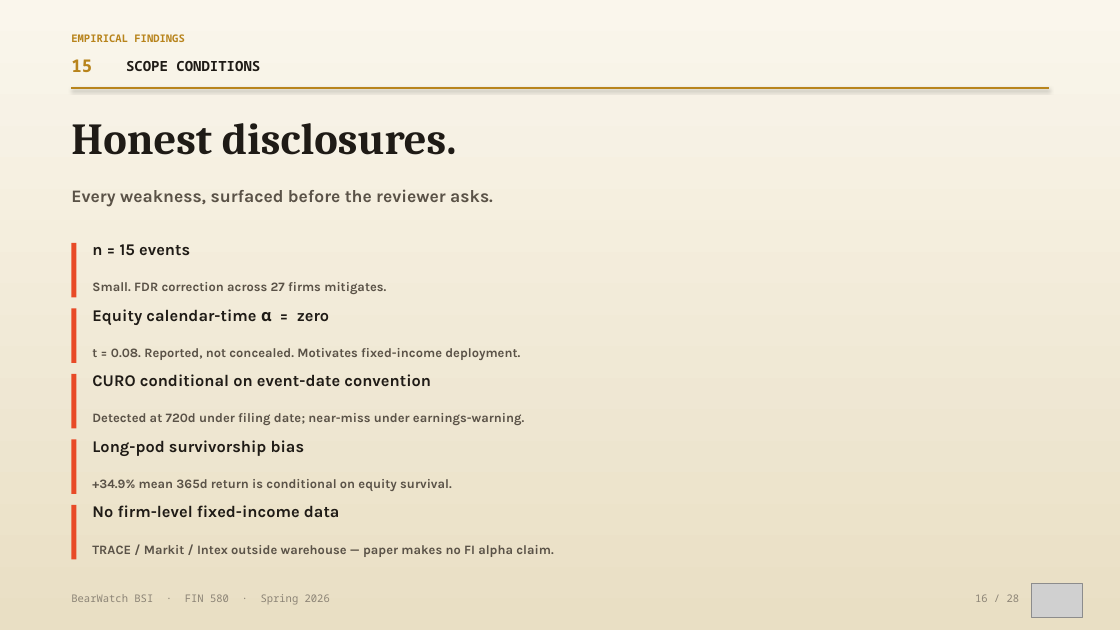
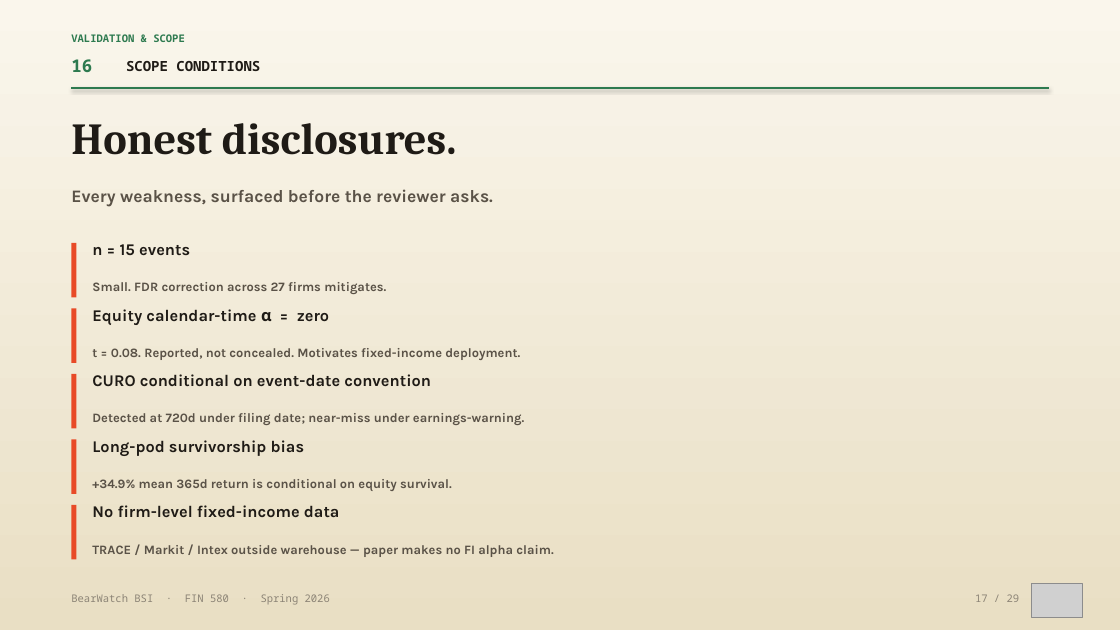
Before and after one commit to vermasidd1502/bnpl-trap, a slide deck: slide 17 of presentation/BearWatch_Research_Deck_FINAL.pptx (slide 16 before the commit). Drawn at 1120x630 pixels with LibreOffice and Linux fonts; fonts in the diff are those of the drawing; grey boxes stand for pictures. Boxes give left, top, right and bottom in pixels: in the first picture for what was removed or moved away, otherwise in the second. Text is boxed around its words. In the diff, an @@ line names an element or a change of style, - is before the commit and + after.

```diff
--- a/presentation/BearWatch_Research_Deck_FINAL.pptx
+++ b/presentation/BearWatch_Research_Deck_FINAL.pptx
@@ text at box(71, 34, 185, 42): text changed; text colour #B8841C to #2D7A4F @@
-EMPIRICAL FINDINGS
+VALIDATION & SCOPE
@@ text at box(71, 59, 92, 72): text changed; text colour #B8841C to #2D7A4F @@
-15
+16
@@ line (71, 88) - (1049, 88): stroke #B8841C 1.4 pt to #2D7A4F 1.4 pt @@
@@ text at box(975, 594, 1020, 602): text changed @@
-16 / 28
+17 / 29
```
Also in this commit, not shown: 25 other slides changed, 1 slide added, 1 other file.
